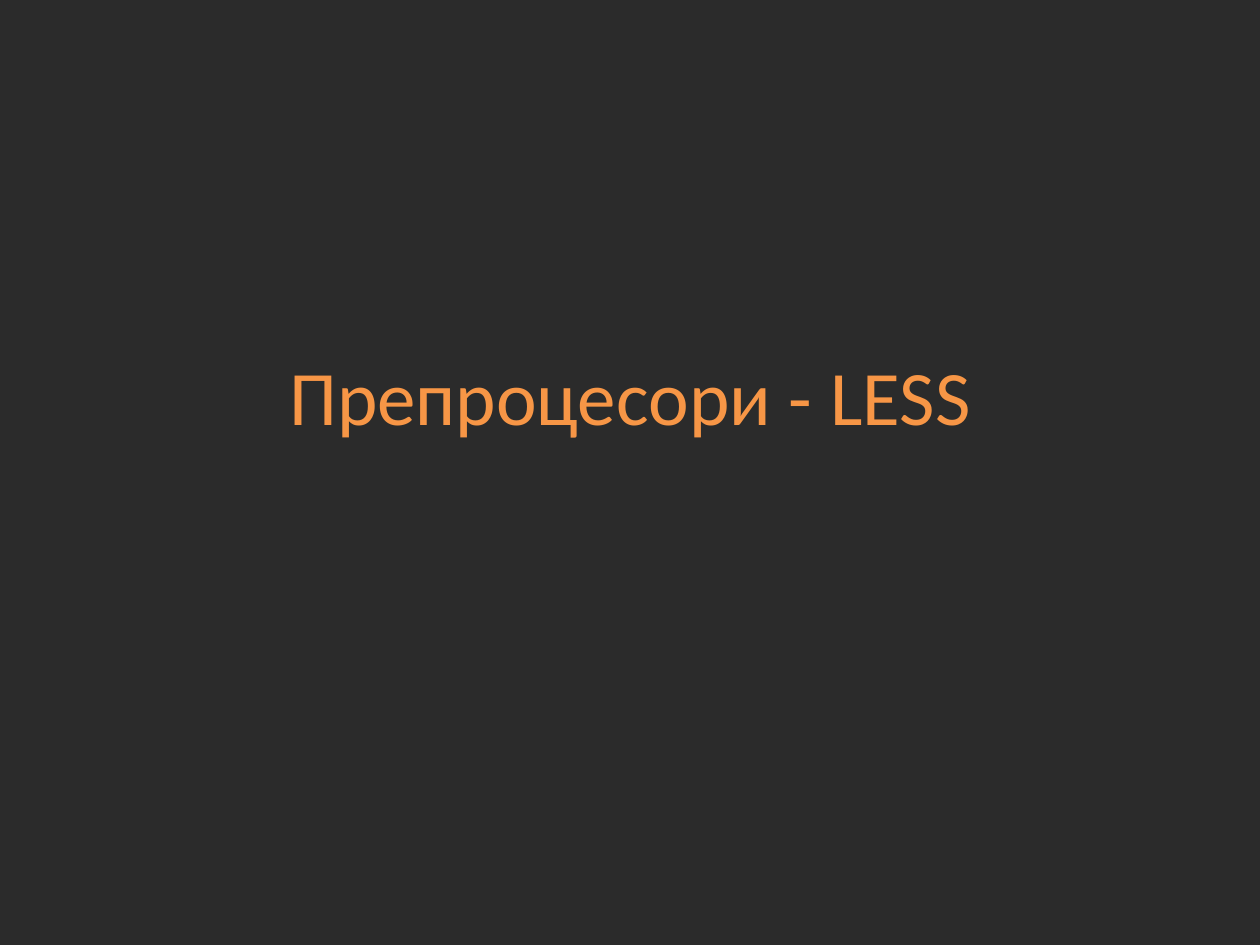
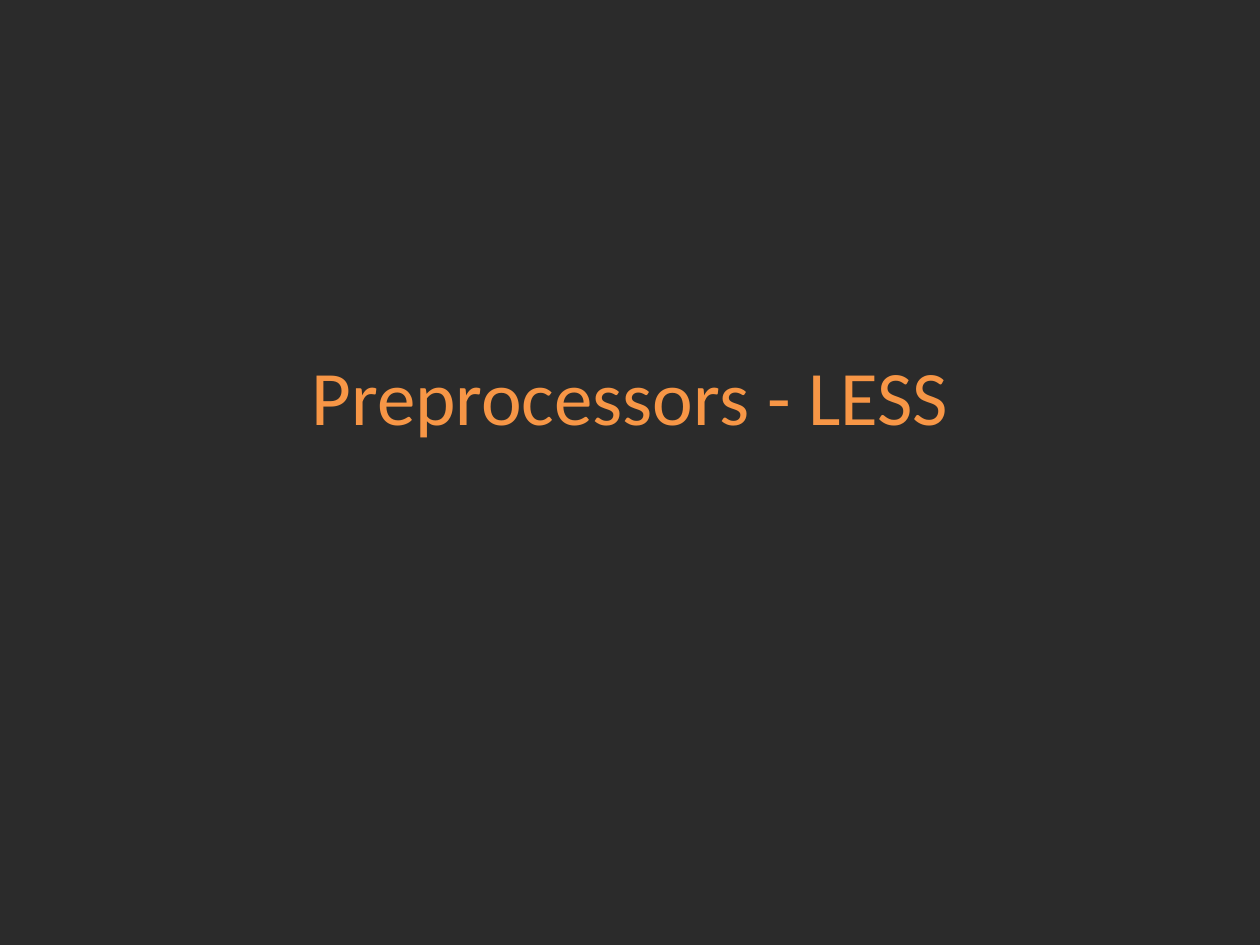
Before and after one commit to Academy-Soft-Intellect/Front-End-Course, a slide deck: slide 1 of 06-LESS.pptx. Drawn at 1260x945 pixels with LibreOffice and Linux fonts; fonts in the diff are those of the drawing; background and template pictures are left out; a plain dark background stands for a picture behind light text. Boxes give left, top, right and bottom in pixels: in the first picture for what was removed or moved away, otherwise in the second. Text is boxed around its words. In the diff, an @@ line names an element or a change of style, - is before the commit and + after.

```diff
--- a/06-LESS.pptx
+++ b/06-LESS.pptx
@@ title at [312,375,948,438]: text changed @@
-Препроцесори - LESS
+Preprocessors - LESS
```
Also in this commit, not shown: 1 other slide changed, 3 slides added, 2 other files.
